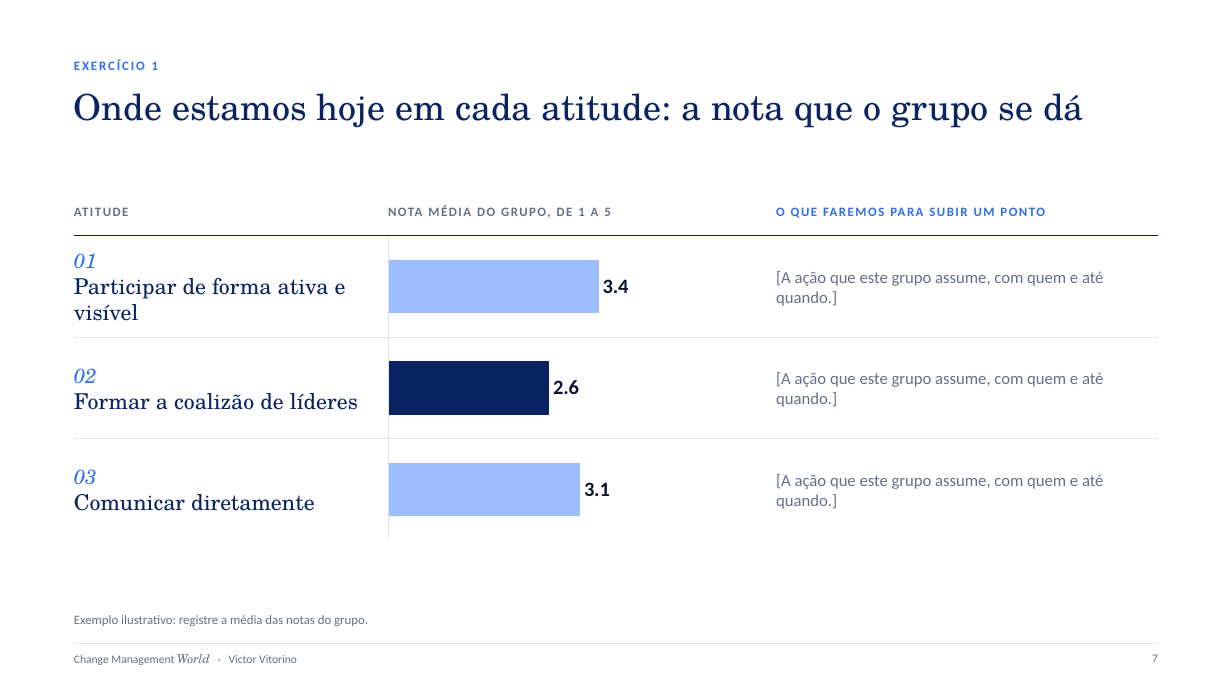
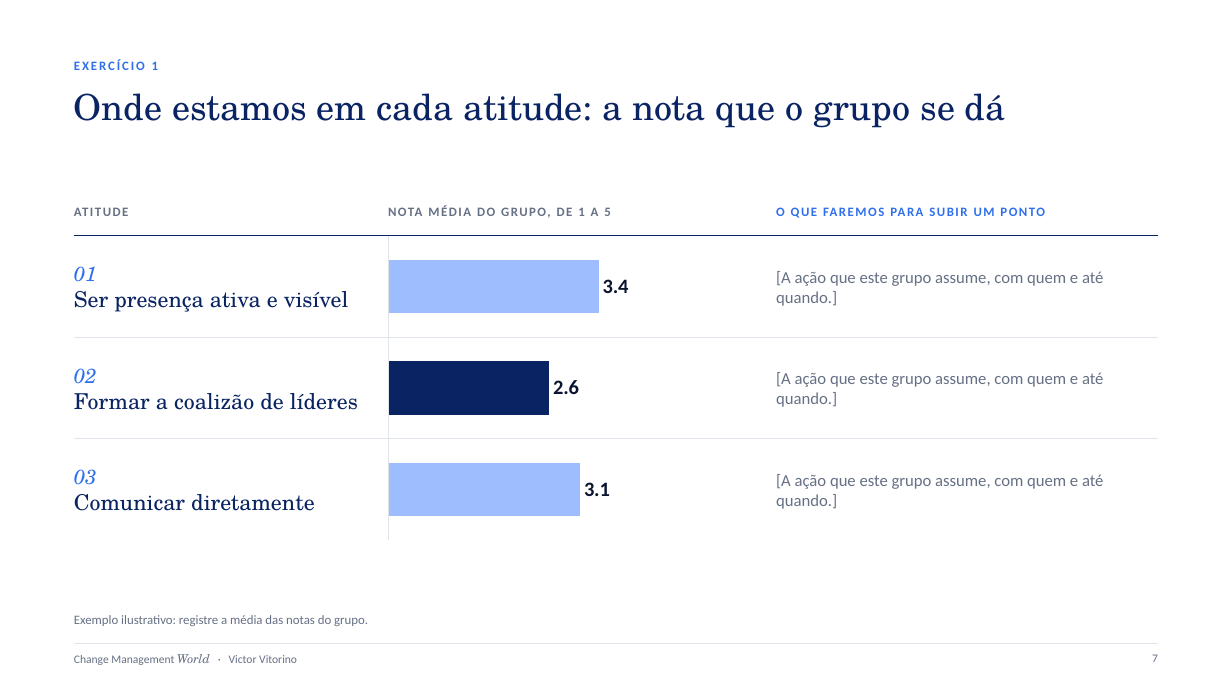
Before and after one commit to VictorVitorino/finaldoanovideo, a slide deck: slide 7 of blog/assets/modelos/workshop-com-patrocinadores.pptx. Drawn at 1232x693 pixels with LibreOffice and Linux fonts; fonts in the diff are those of the drawing. Boxes give left, top, right and bottom in pixels: in the first picture for what was removed or moved away, otherwise in the second. Text is boxed around its words. In the diff, an @@ line names an element or a change of style, - is before the commit and + after.

```diff
--- a/blog/assets/modelos/workshop-com-patrocinadores.pptx
+++ b/blog/assets/modelos/workshop-com-patrocinadores.pptx
@@ title at (x1=74, y1=93, x2=1006, y2=128): text changed @@
-Onde estamos hoje em cada atitude: a nota que o grupo se dá
+Onde estamos em cada atitude: a nota que o grupo se dá
@@ text at (x1=74, y1=291, x2=349, y2=312): text changed @@
-Participar de forma ativa e visível
+Ser presença ativa e visível
```
Also in this commit, not shown: 4 other slides changed, 9 other files.
